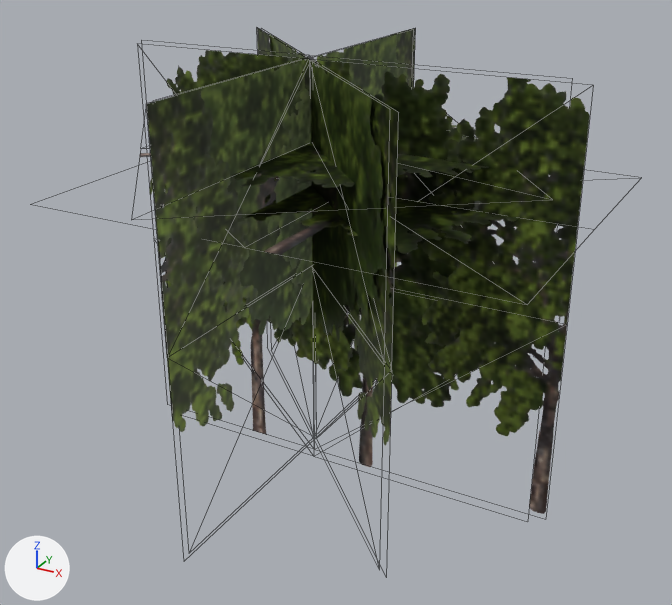
Before and after pictures for a commit that changed the glTF model resources/models/trees/tree9/low.glb.
One viewpoint serves both versions: a 50 mm lens placed at (14.8, -25.4, 18.6), pointed at (0.9, -0.1, 6.0). Lighting does not change. The marker at lower left points along +X, +Y and +Z. Mesh edges are drawn as thin lines. Where no turn or scale is listed for an object, it has been applied to the vertices. Vertices at the same position are counted once.

Before the edit, the objects in view are built like this:
```python
mat_material_0 = bpy.data.materials.new('Material_0')
mat_material_0.use_nodes = True; mat_material_0.node_tree.nodes.clear()
_N = mat_material_0.node_tree.nodes; _L = mat_material_0.node_tree.links
n0 = _N.new('ShaderNodeBsdfPrincipled'); n0.name = 'Principled BSDF'
n0.inputs[1].default_value = 0.5  # 'Metallic'
n1 = _N.new('ShaderNodeOutputMaterial'); n1.name = 'Material Output'
n2 = _N.new('ShaderNodeMath'); n2.name = 'Math'
n2.operation = 'SUBTRACT'
n2.inputs[0].default_value = 1.0  # 'Value'
n3 = _N.new('ShaderNodeMath'); n3.name = 'Math.001'
n3.operation = 'LESS_THAN'
n3.inputs[1].default_value = 0.2  # 'Value'
n4 = _N.new('ShaderNodeTexImage'); n4.name = 'Image Texture'
n4.image = img_image_0
n4.extension = 'EXTEND'
_L.new(n0.outputs[0], n1.inputs[0])  # 'BSDF' to 'Surface'
_L.new(n2.outputs[0], n0.inputs[4])  # 'Value' to 'Alpha'
_L.new(n3.outputs[0], n2.inputs[1])  # 'Value' to 'Value'
_L.new(n4.outputs[0], n0.inputs[0])  # 'Color' to 'Base Color'
_L.new(n4.outputs[1], n3.inputs[0])  # 'Alpha' to 'Value'
me_mesh_0 = bpy.data.meshes.new('Mesh_0')
me_mesh_0.from_pydata(...)  # 72 vertices, 64 faces; spans x -8.5..9.2, y -8.8..8.8, z -0.5..14.1
me_mesh_0.materials.append(mat_material_0)
ob_mesh_0 = bpy.data.objects.new('Mesh_0', me_mesh_0)
ob_mesh_0.location = (0.0, 0.0, 0.0)
```
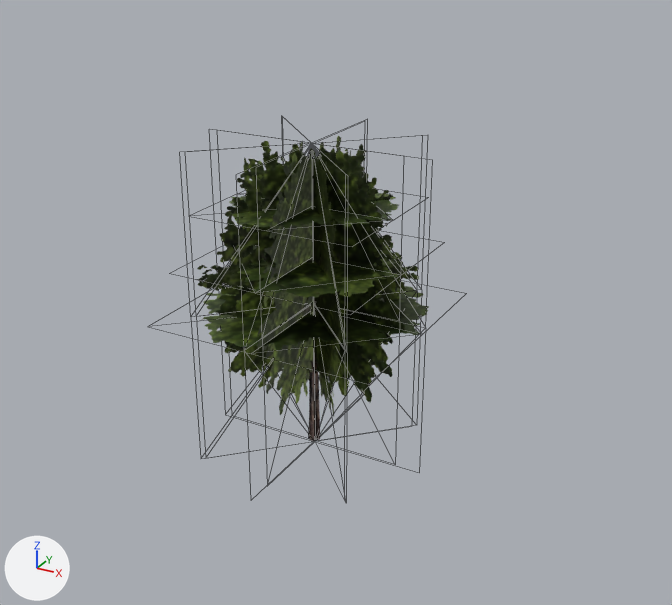
The change, as a diff of the scene's bpy script:
```diff
--- a/resources/models/trees/tree9/low.glb.py
+++ b/resources/models/trees/tree9/low.glb.py
@@ mat_material_0 @@
 n3 = _N.new('ShaderNodeMath'); n3.name = 'Math.001'
 n3.operation = 'LESS_THAN'
-n3.inputs[1].default_value = 0.2  # 'Value'
 n4 = _N.new('ShaderNodeTexImage'); n4.name = 'Image Texture'
@@ me_mesh_0 @@
 # used by ob_mesh_0; location = (0.0, 0.0, 0.0)
-me_mesh_0.from_pydata(...)  # 72 vertices, 64 faces; spans x -8.5..9.2, y -8.8..8.8, z -0.5..14.1
+me_mesh_0.from_pydata(...)  # 99 vertices, 88 faces; spans x -4.1..4.2, y -4.2..4.0, z 0.2..11.3
+# me_mesh_0 part 1: the loose piece of 9 vertices spanning x -5.6..5.3, y -5.4..5.6, z 0.3..14.0 is multiplied about its middle by the matrix ((-0.277, 0.277, 0.0), (0.0, 0.0, 0.392), (0.277, 0.277, 0.0)), then moved by (0.2, -0.1, 2.1)
+# me_mesh_0 part 2: the loose piece of 9 vertices spanning x -5.3..5.6, y -5.6..5.4, z 0.3..14.0 is scaled about its middle by (-0.637, 0, 0.814), then moved by (-0.3, 0.1, -1.4)
+# me_mesh_0 part 3: the loose piece of 9 vertices spanning x 0.0, y -7.5..7.9, z 0.4..14.0 is scaled about its middle by (1, 0.45, 0.814), then moved by (0.1, 0.0, -1.4)
+# me_mesh_0 part 4: the loose piece of 9 vertices spanning x 0.0, y -7.9..7.5, z 0.4..14.0 is scaled about the mesh origin by (1, 0.53, 0.816)
+# me_mesh_0 part 5: the loose piece of 9 vertices spanning x -6.7..8.1, y 0.0, z -0.5..14.1 is rebuilt with 9 vertices and now spans x -4.0..4.2, y 0.0, z 0.2..11.3
+# me_mesh_0 part 6: the loose piece of 9 vertices spanning x -6.4..9.2, y -6.0..6.0, z 10.0 is deleted
+# me_mesh_0 part 7
+# 18 vertices are removed from x -8.5..8.7, y -8.8..8.8, z -0.1..14.0
+# 16 faces are deleted
+# 30 vertices are added at x -4.1..4.1, y -3.9..3.9, z 0.2..7.4
+# 12 new vertices lie (0.0, 0.0, 5.6) away from vertices in x -3.0..2.8, y -3.0..3.0, z 0.2
+# 12 new vertices lie (0.0, 0.0, 5.5) away from vertices in x -3.0..2.8, y -3.0..3.0, z 5.8
+# 48 new faces join them
 me_mesh_0.materials.append(mat_material_0)
```

Location of each change, (x1, y1, x2, y2) in pixels of the pictures (672 x 605 px; the box of a moved part takes in the faces that stretch with it):
'Mesh_0', surface changed, reshaped
    before: (140, 28, 590, 514)
    after: (196, 136, 429, 442)
part 1 of me_mesh_0, moved or reshaped
    before: (257, 28, 387, 342)
    after: (229, 193, 399, 229)
part 2 of me_mesh_0, moved or reshaped
    before: (269, 34, 399, 445)
    after: (235, 141, 400, 440)
part 3 of me_mesh_0, moved or reshaped
    before: (165, 28, 416, 336)
    after: (262, 136, 351, 441)
part 4 of me_mesh_0, moved or reshaped
    before: (147, 34, 407, 432)
    after: (257, 148, 313, 415)
part 5 of me_mesh_0, rebuilt
    before: (274, 71, 494, 467)
    after: (237, 149, 406, 441)
part 6 of me_mesh_0, deleted
    before: (244, 175, 518, 255)
part 7 of me_mesh_0, built on
    before: (140, 50, 590, 514)
    after: (196, 140, 429, 442)
